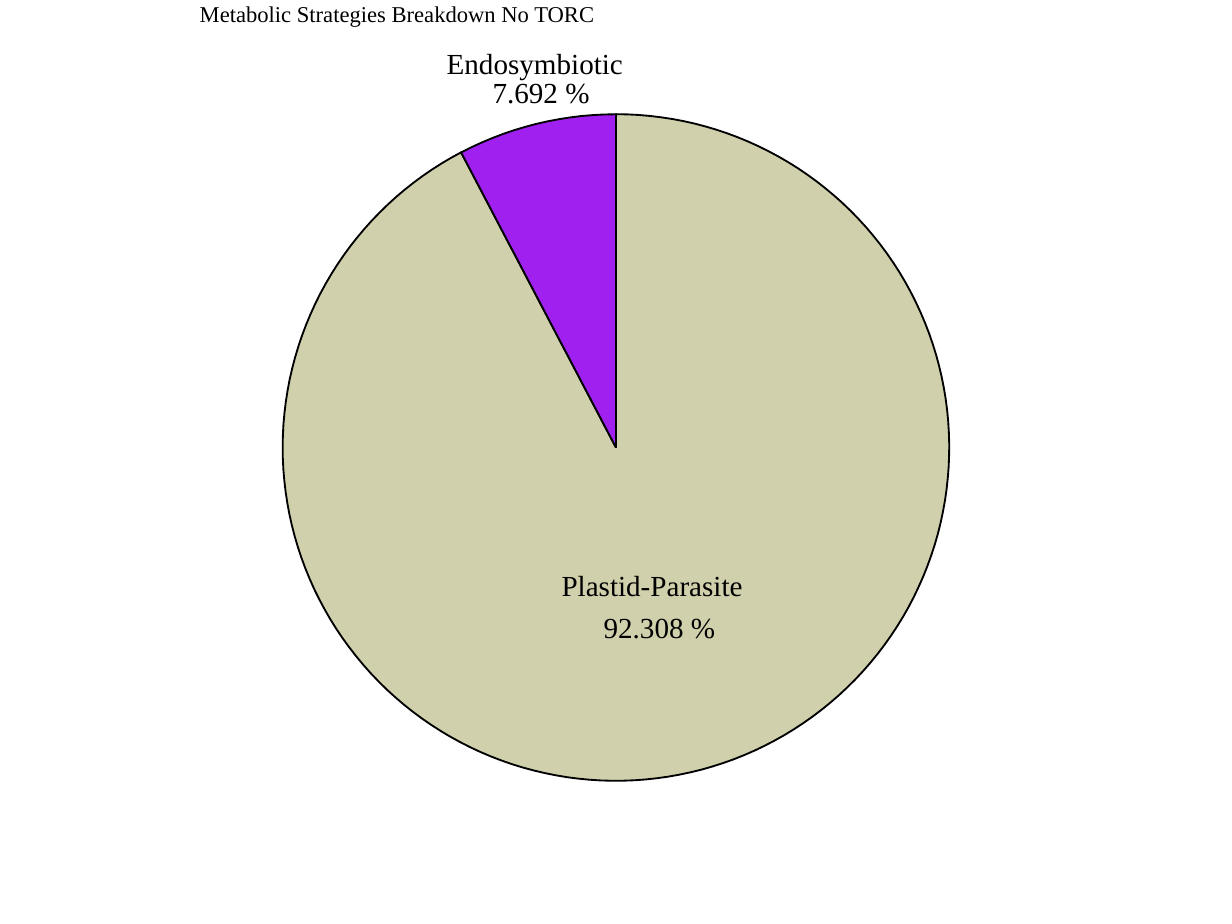
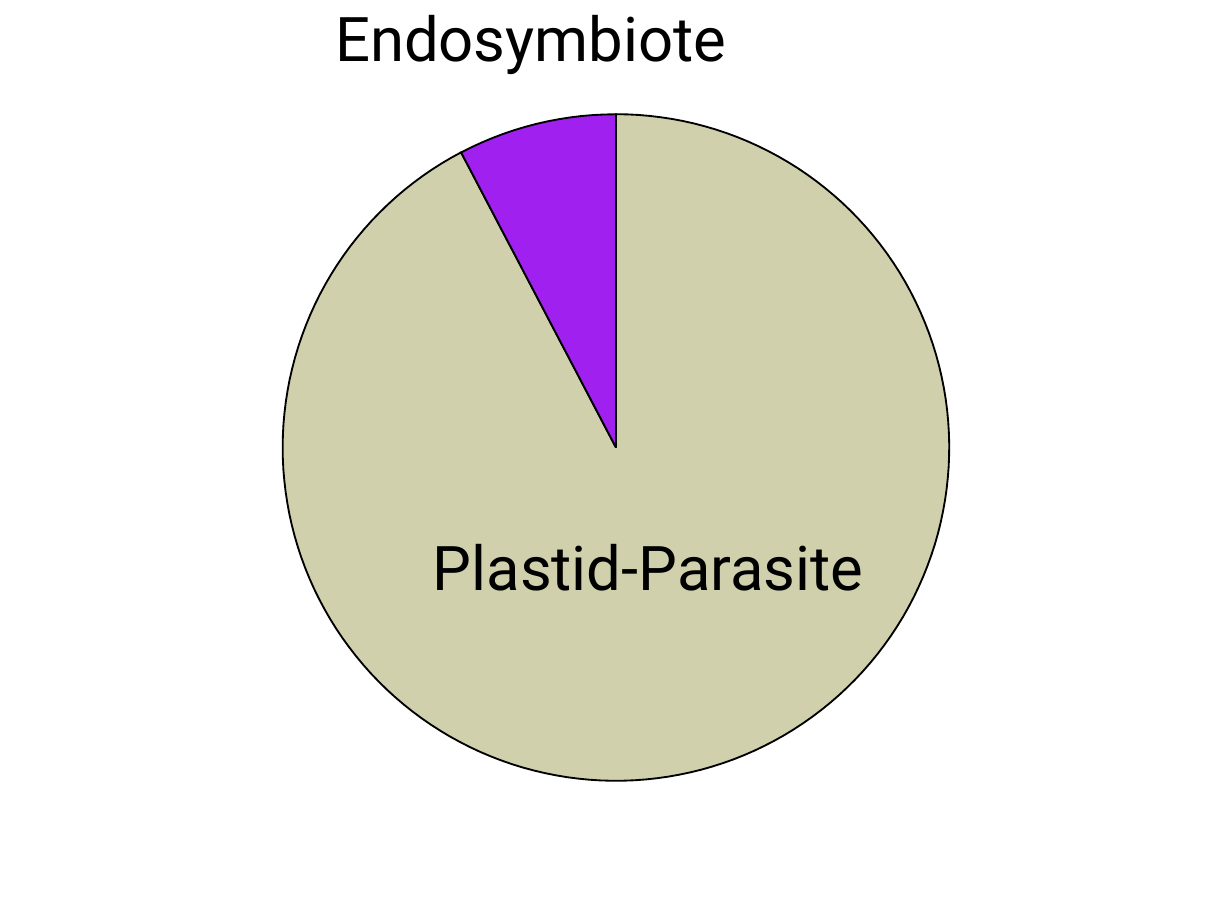
Before and after one commit to Dellaraam/TOR_phylogenetics, a slide deck: slide 1 of Images/Figures_PPT/NoTorcMetaPie.pptx. Drawn at 1232x924 pixels with LibreOffice and Linux fonts; fonts in the diff are those of the drawing. Boxes give left, top, right and bottom in pixels: in the first picture for what was removed or moved away, otherwise in the second. Text is boxed around its words. In the diff, an @@ line names an element or a change of style, - is before the commit and + after.

```diff
--- a/Images/Figures_PPT/NoTorcMetaPie.pptx
+++ b/Images/Figures_PPT/NoTorcMetaPie.pptx
@@ text removed at <box>200,6,594,27</box> @@
-Metabolic Strategies Breakdown No TORC
@@ text at <box>335,14,726,74</box>: text changed; size 17.1 to 36 pt; font Times New Roman to Roboto @@
-Endosymbiotic
+Endosymbiote
@@ text removed at <box>493,83,559,104</box> @@
-7.692 %
@@ text "Plastid-Parasite" at <box>433,543,864,591</box>: size 17.1 to 36 pt, font Times New Roman to Roboto @@
@@ text removed at <box>604,618,684,639</box> @@
-92.308 %
```
Also in this commit, not shown: 8 other files.
